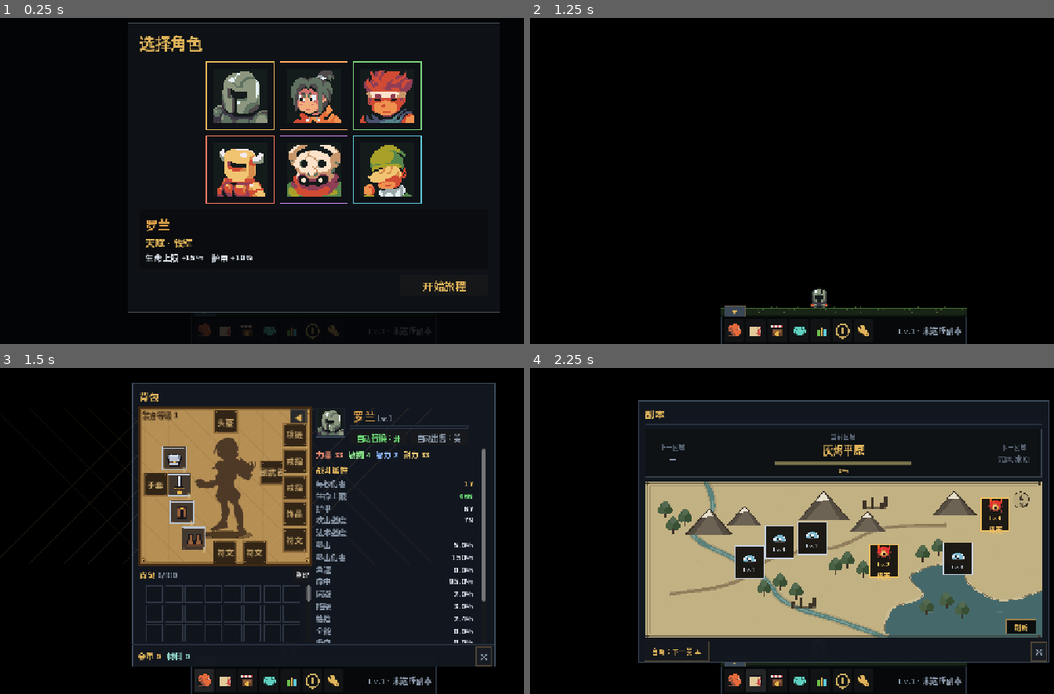
Above: before the commit, frames 1-4 (two rows, left to right).
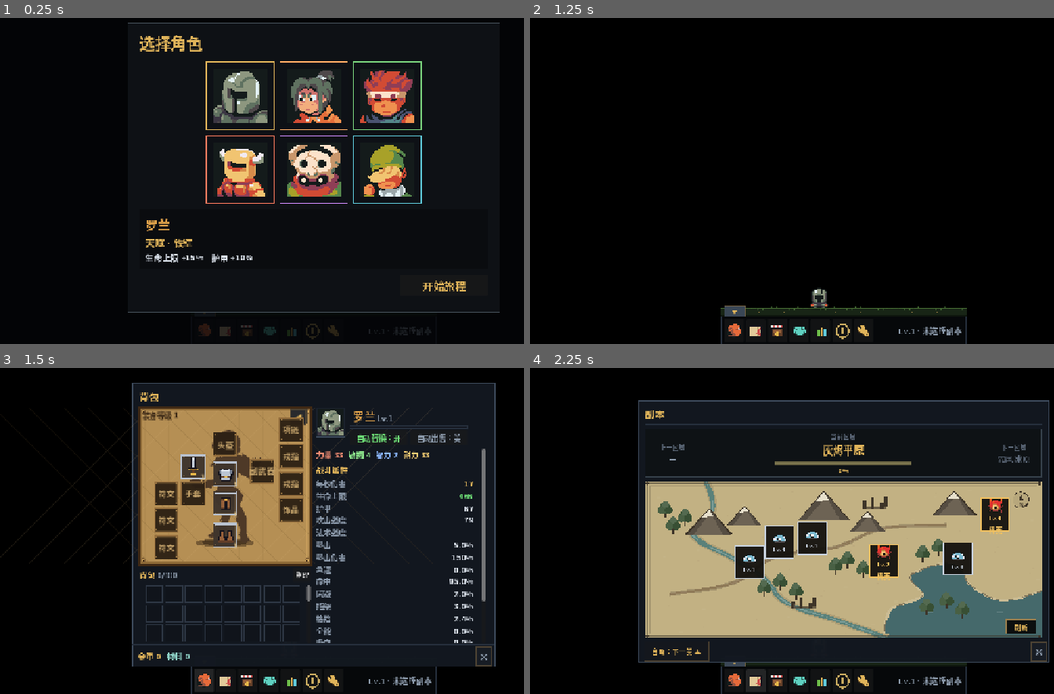
Above: after the commit, the same moments.

Repository: 958582184-dotcom/KeepForward
Game: Godot game, scene res://scenes/main.tscn
Same seed, same stepped clock (60 frames per second), same inputs: the game is played once before the commit and once after it.
Inputs (mouse positions are in pixels of both pictures, inside the frame that each line leads up to):
- Up to frame 1 (0.25 s): no input
- Up to frame 2 (1.25 s): click "开始旅程" at 0.5 s
- Up to frame 3 (1.5 s): click (204, 680) at 1.27 s
- Up to frame 4 (2.25 s): click (755, 680) at 2.02 s

Frames 1-2 are identical in both runs. In frame 3, 6.7% of the frame differs, in the area x 27-59%, y 12-61%; in frame 4, nothing differs.

Commit message:
Align equipment slots to body positions

Diff:
--- a/src/core/data.gd
+++ b/src/core/data.gd
@@ -2,7 +2,7 @@
 extends RefCounted
 
 const TITLE := "KeepForward"
-const VERSION := "0.48.0"
+const VERSION := "0.49.0"
 const SAVE_PATH := "user://ember_walker_save.json"
 const INVENTORY_SIZE := 100
 const MAX_LEVEL := 60
--- a/src/ui/paper_doll.gd
+++ b/src/ui/paper_doll.gd
@@ -36,12 +36,12 @@
 		draw_circle(c, 1.4, outline)
 
 	# 人物剪影：使用参考图中提取的人形
-	_ellipse(Vector2(175, 260), Vector2(58, 9), Color(0.13, 0.08, 0.04, 0.42))
-	_ellipse(Vector2(175, 259), Vector2(44, 6), Color(0.10, 0.06, 0.03, 0.45))
+	_ellipse(Vector2(175, 276), Vector2(60, 9), Color(0.13, 0.08, 0.04, 0.42))
+	_ellipse(Vector2(175, 275), Vector2(46, 6), Color(0.10, 0.06, 0.03, 0.45))
 	if _silhouette != null:
-		var sh := 200.0
+		var sh := 230.0
 		var sw := sh * float(_silhouette.get_width()) / float(_silhouette.get_height())
-		draw_texture_rect(_silhouette, Rect2(Vector2(175.0 - sw * 0.5, 60), Vector2(sw, sh)), false)
+		draw_texture_rect(_silhouette, Rect2(Vector2(175.0 - sw * 0.5, 45), Vector2(sw, sh)), false)
 
 
 func _plate(points: PackedVector2Array, color: Color, edge: Color, width: float = 1.0) -> void:
--- a/src/ui/windows/backpack_window.gd
+++ b/src/ui/windows/backpack_window.gd
@@ -4,20 +4,20 @@
 const EQ_CELL := 50
 const INV_CELL := 36
 const EQ_POS := {
-	"head": Vector2(152, 4),
-	"chest": Vector2(46, 78),
-	"legs": Vector2(62, 188),
-	"feet": Vector2(86, 242),
-	"hands": Vector2(8, 132),
-	"main": Vector2(56, 132),
-	"off": Vector2(246, 108),
-	"neck": Vector2(292, 30),
-	"ring1": Vector2(292, 84),
-	"ring2": Vector2(292, 138),
-	"trinket": Vector2(292, 192),
-	"rune1": Vector2(292, 246),
-	"rune2": Vector2(150, 270),
-	"rune3": Vector2(210, 270),
+	"head": Vector2(150, 50),
+	"chest": Vector2(150, 110),
+	"legs": Vector2(150, 170),
+	"feet": Vector2(150, 235),
+	"hands": Vector2(85, 150),
+	"main": Vector2(85, 95),
+	"off": Vector2(225, 105),
+	"neck": Vector2(285, 20),
+	"ring1": Vector2(285, 75),
+	"ring2": Vector2(285, 130),
+	"trinket": Vector2(285, 185),
+	"rune1": Vector2(30, 150),
+	"rune2": Vector2(30, 205),
+	"rune3": Vector2(30, 260),
 }
 
 var _tip: ItemTooltip
Binary file changed: shots/bag.png
Binary file added: shots/v490_bag.png
Not shown, added: shots/v490_bag.png.import
